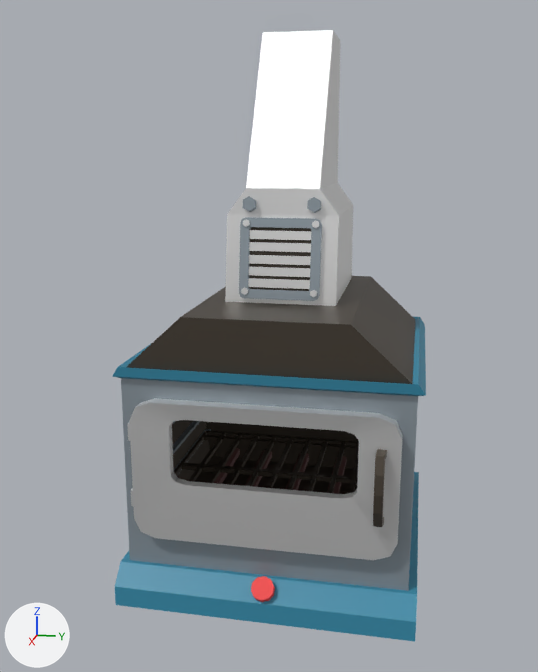
One commit to the FBX model Assets/_/_ART/_3D/3DModels/3D_workstation_Oven.fbx: the scene before it, then after it.
Rendered twice from a camera (50 mm lens) standing at (1.73, 9.81, 3.28) and looking at (-3.79, 8.71, 1.9). The axes (+X, +Y, +Z) are drawn at lower left. The lights are the same throughout. Where no turn or scale is listed for an object, it has been applied to the vertices. Vertices at the same position are counted once.

The first picture shows '3D_workstation_Oven_Box', '3D_workstation_Oven_Door', '3D_workstation_Oven_Grill'.
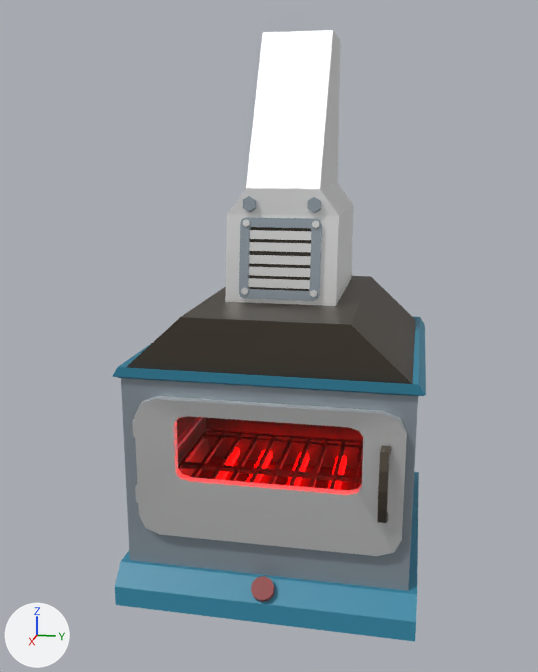
The newer file is also rescaled (x1.028), turned or shifted as a whole; pictures and numbers use the older file's frame.

Where the change shows, as pixel boxes (x1, y1, x2, y2) in the pictures (538 x 672 px):
'3D_workstation_Oven_Door', mesh moved: before (127, 398, 403, 560); after (132, 396, 407, 556)
part 2 of me_cube_036, recoloured (red to brown): (251, 576, 275, 602) in both

The change, as a list of edits to the scene's bpy script:
```text
Add mat_mat_workstation_rouge:
    mat_mat_workstation_rouge = principled_material('MAT_Workstation_rouge')
    mat_mat_workstation_rouge.base_color = (0.268, 0.034, 0.034)  # red #8d3434
Add mat_mat_workstation_emission:
    mat_mat_workstation_emission = principled_material('MAT_Workstation_emission')
    mat_mat_workstation_emission.base_color = (0.171, 0.0676, 0.0676)  # brown #734a4a
    mat_mat_workstation_emission.emission_color = (1.0, 0.0, 0.0)  # red #ff0000
    mat_mat_workstation_emission.emission_strength = 7.0
Change me_cube_038:
    where me_cube_038.from_pydata(...)  # 92 vertices, 86 faces; spans x -0.01..0.22, y 0.0..1.89, z -0.22..0.81
    used by ob_3d_workstation_oven_door; location = (-2.97, 7.874, 0.811)
    me_cube_038 part 1: the whole mesh is moved by (-0.03, 0.03, 0.02)
Change me_cube_036:
    where me_cube_036.from_pydata(...)  # 592 vertices, 435 faces; spans x -1.04..1.18, y -1.08..1.08, z -1.58..2.54
    used by ob_3d_workstation_oven_box; location = (-3.954, 8.836, 1.634)
    me_cube_036 part 2: all 12 faces that had it switch from mat_material_004 (red #f32c2c) to mat_mat_workstation_rouge (red #8e3434)
    remove me_cube_036.materials.append(mat_material_017)  # brown #734a4a
    add me_cube_036.materials.append(mat_mat_workstation_emission)  # brown #734a4a
```
